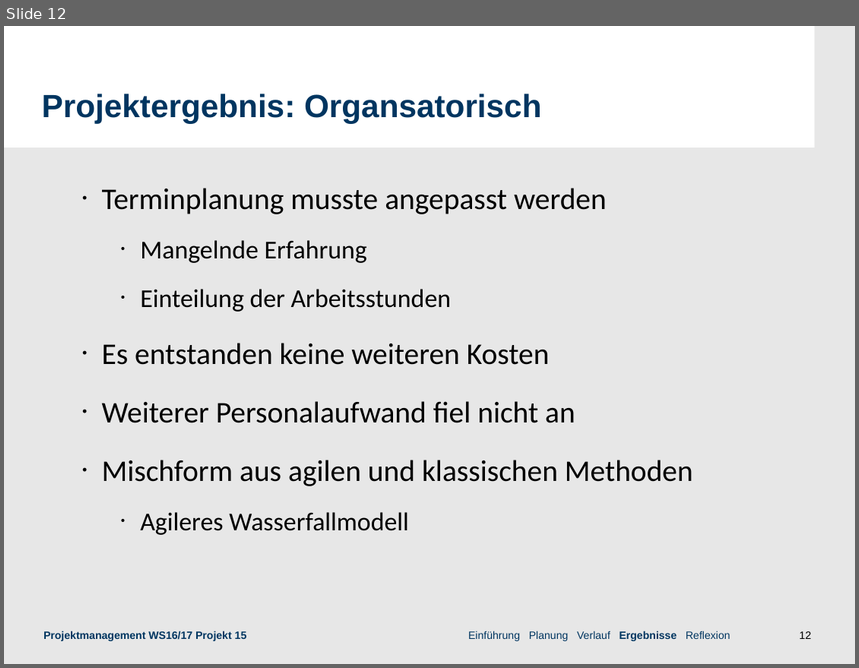
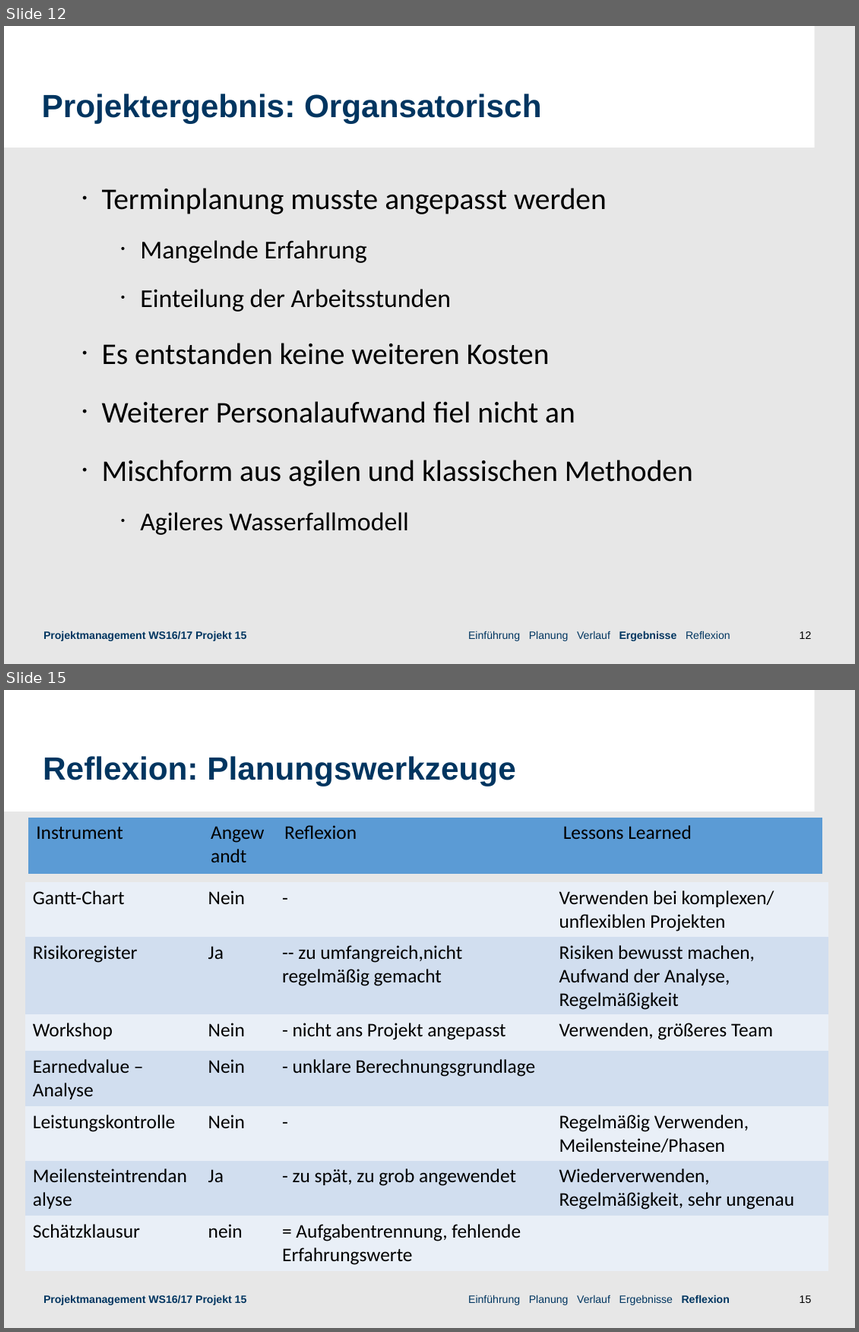
Before and after one commit to roku6/3D-Modelle, a slide deck: concepts/Praesentation/präsi_Projekt_Neu.odp. Shown one above the other, each under a label of ours: slide 12 before the commit, slides 12 and 15 after it; the slides between them are not shown. The pictures are 859x668 and 859x1332 pixels, drawn with LibreOffice and Linux fonts; fonts in the diff are those of the drawing; background and template pictures are left out. Boxes give left, top, right and bottom in pixels: in the first picture for what was removed or moved away, otherwise in the second. Text is boxed around its words. In the diff, an @@ line names an element or a change of style, - is before the commit and + after.

```diff
--- a/concepts/Praesentation/präsi_Projekt_Neu.odp
+++ b/concepts/Praesentation/präsi_Projekt_Neu.odp
@@ slide 15 added at (4,690,855,1328), background #E7E7E7; not listed: 2 template elements that a slide beside it also shows @@
@@ text added at (43,756,515,787), 30 pt, text #003560, bold @@
+Reflexion: Planungswerkzeuge
@@ table added at (29,818,823,874), 1 rows, 4 columns @@
+Instrument | Angewandt | Reflexion | Lessons Learned
@@ table added at (25,882,829,1271), 7 rows, 4 columns @@
+Gantt-Chart | Nein | - | Verwenden bei komplexen/ unflexiblen Projekten
+Risikoregister | Ja | -- zu umfangreich,nicht regelmäßig gemacht | Risiken bewusst machen, Aufwand der Analyse, Regelmäßigkeit
+Workshop | Nein | - nicht ans Projekt angepasst | Verwenden, größeres Team
+Earnedvalue – Analyse | Nein | - unklare Berechnungsgrundlage | 
+Leistungskontrolle | Nein | - | Regelmäßig Verwenden, Meilensteine/Phasen
+Meilensteintrendanalyse | Ja | - zu spät, zu grob angewendet | Wiederverwenden, Regelmäßigkeit, sehr ungenau
+Schätzklausur | nein | = Aufgabentrennung, fehlende Erfahrungswerte | 
@@ text added at (44,1295,730,1306), 10 pt, text #003560, bold @@
+Projektmanagement WS16/17 Projekt 15 Einführung Planung Verlauf Ergebnisse Reflexion
```
Also in this commit, not shown: 2 slides changed, 2 other slides added.
